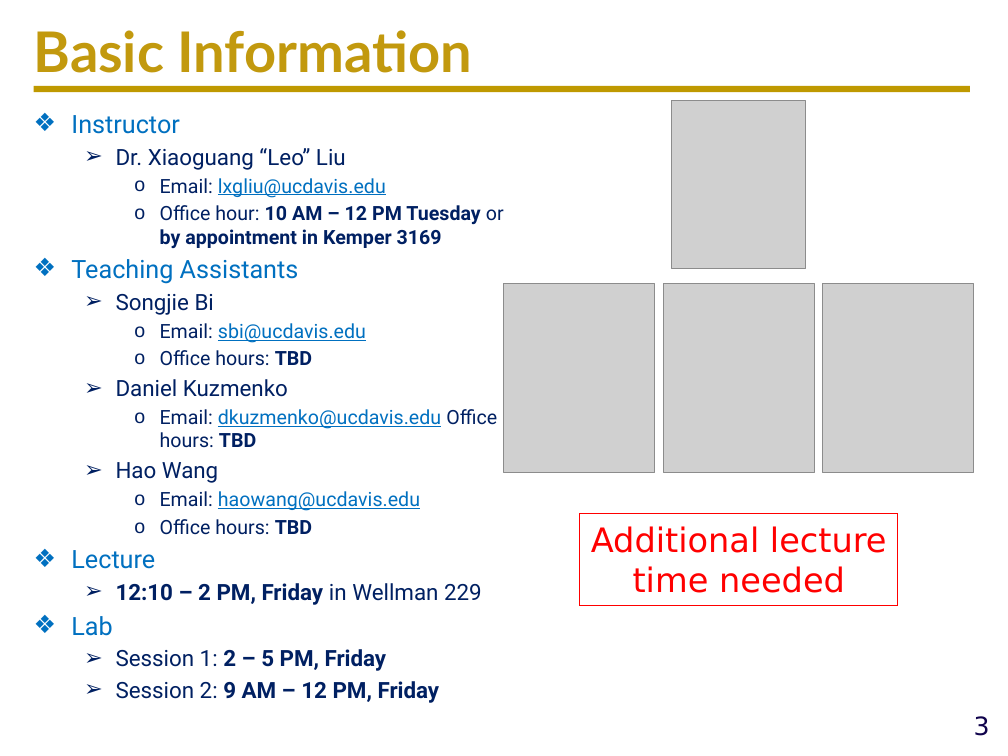
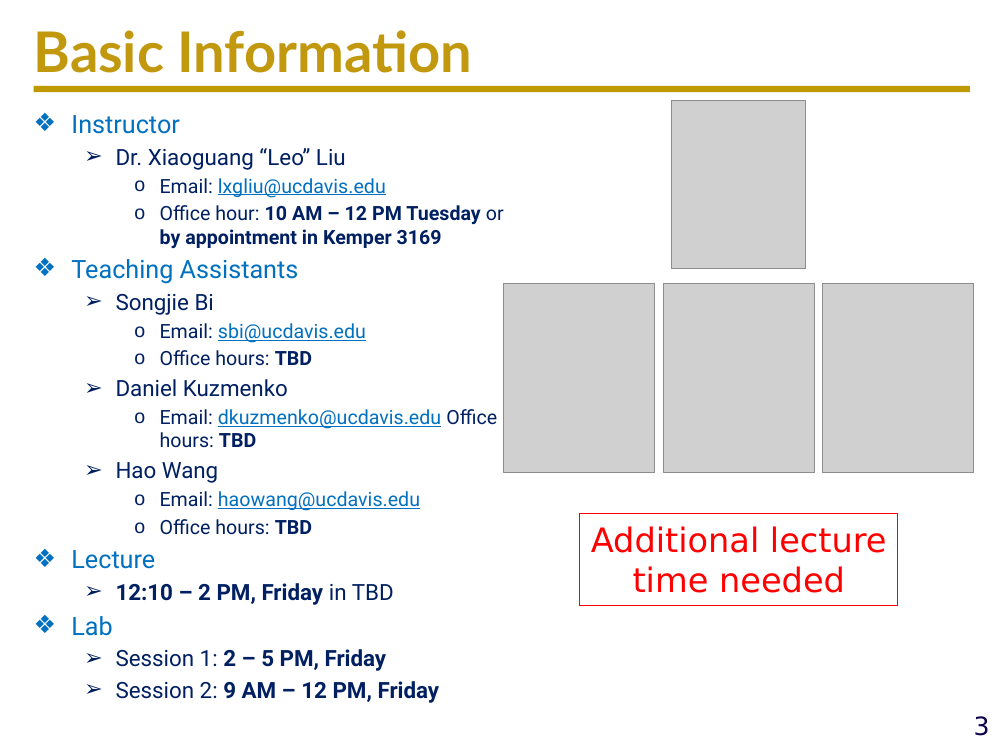
Before and after one commit to ucdart/UCD-EEC134, a slide deck: slide 3 of lectures/lec0/Lec0-CourseMechanisms.pptx. Drawn at 1008x756 pixels with LibreOffice and Linux fonts; fonts in the diff are those of the drawing; grey boxes stand for pictures; background and template pictures are left out. Boxes give left, top, right and bottom in pixels: in the first picture for what was removed or moved away, otherwise in the second. Text is boxed around its words. In the diff, an @@ line names an element or a change of style, - is before the commit and + after.

```diff
--- a/lectures/lec0/Lec0-CourseMechanisms.pptx
+++ b/lectures/lec0/Lec0-CourseMechanisms.pptx
@@ text at <box>116,583,394,605</box>: text changed @@
-  ➢ 12:10 – 2 PM, Friday in Wellman 229
+  ➢ 12:10 – 2 PM, Friday in TBD
```
Also in this commit, not shown: 1 slide added, 6 other files.
